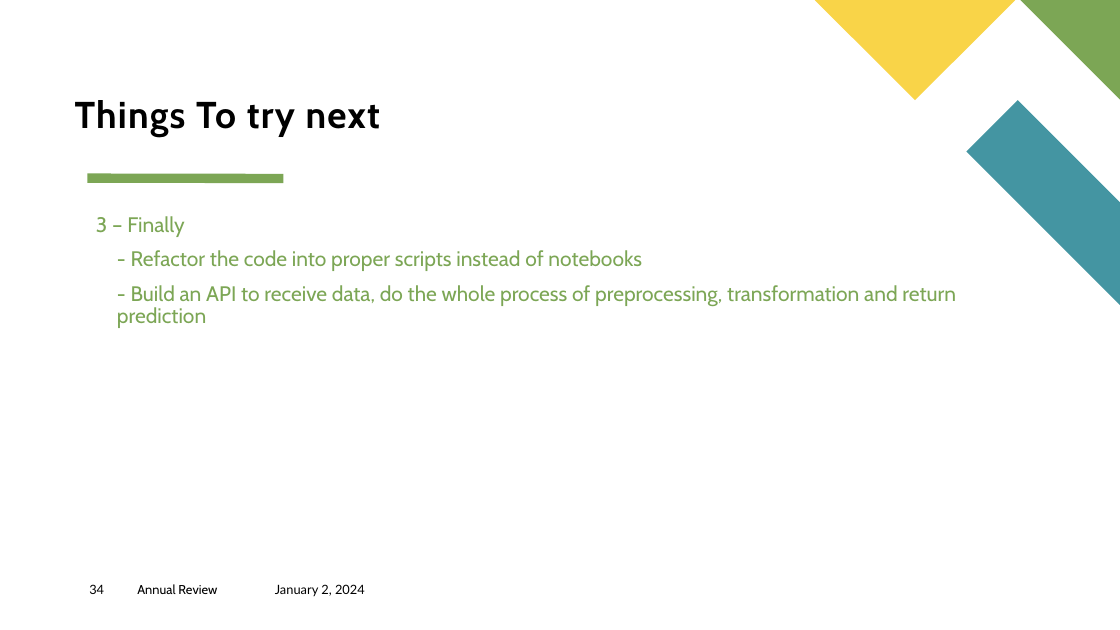
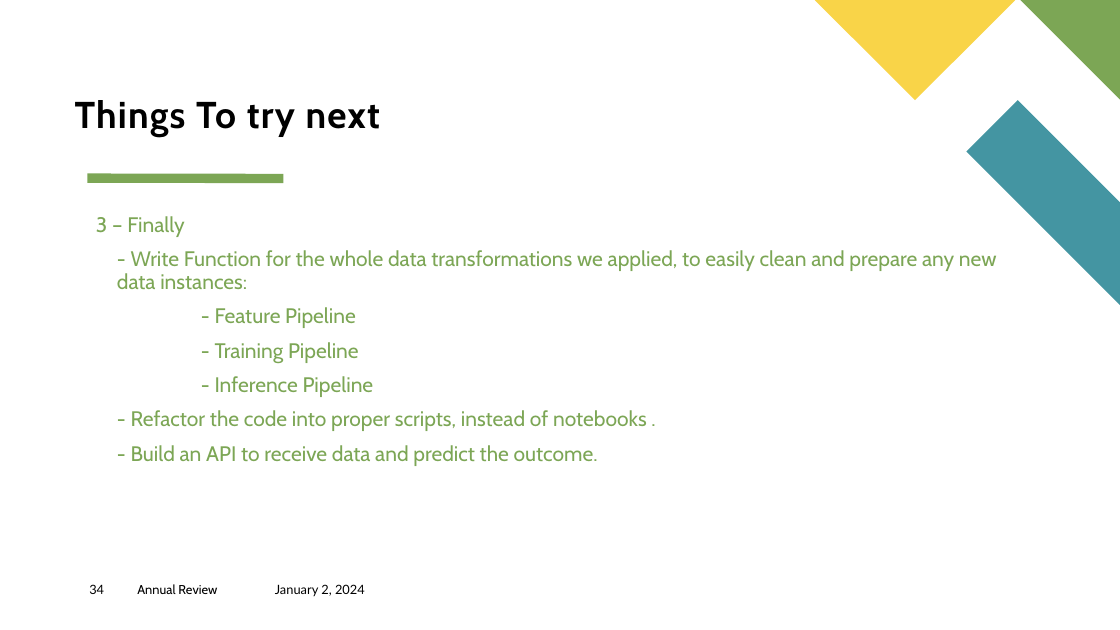
Before and after one commit to AlyAEE/Sports-Wear-Group-Classification-Project, a slide deck: slide 34 of Sport Wear Group Analytics.pptx. Drawn at 1120x630 pixels with LibreOffice and Linux fonts; fonts in the diff are those of the drawing. Boxes give left, top, right and bottom in pixels: in the first picture for what was removed or moved away, otherwise in the second. Text is boxed around its words. In the diff, an @@ line names an element or a change of style, - is before the commit and + after.

Commit message:
updated model building notebook

```diff
--- a/Sport Wear Group Analytics.pptx
+++ b/Sport Wear Group Analytics.pptx
@@ text at (x1=117, y1=250, x2=997, y2=466): text changed @@
-- Refactor the code into proper scripts instead of notebooks
-- Build an API to receive data, do the whole process of preprocessing, transformation and return prediction
+- Write Function for the whole data transformations we applied, to easily clean and prepare any new data instances:
+- Feature Pipeline
+- Training Pipeline
+- Inference Pipeline
+- Refactor the code into proper scripts, instead of notebooks .
+- Build an API to receive data and predict the outcome.
```
Also in this commit, not shown: 4 other slides changed, 1 slide added, 1 slide removed, 3 other files.
